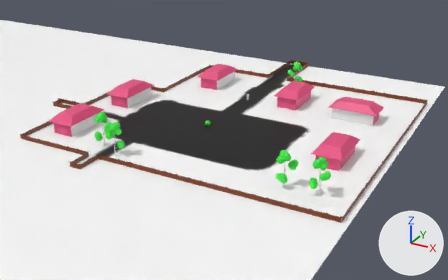
A saved change to the glTF model public/model/village_map.glb.
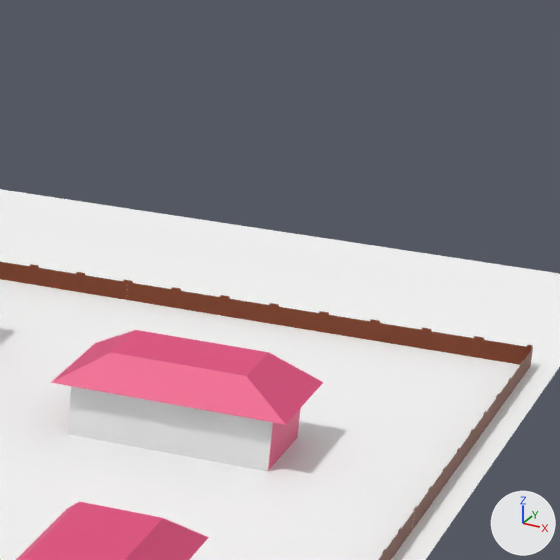
The first picture shows the older version from a 50 mm lens placed at (163.8, -117.7, 79.0), pointed at (67.0, 58.4, -9.0). The close-ups show both versions on the part from 71% to 97% of the width and 10% to 51% of the height of that picture; other places that the commit changed are outside them. The lights are fixed; the arrows at lower right show +X, +Y and +Z. Where no turn or scale is listed for an object, it has been applied to the vertices.

In view in the first close-up: 'House.008', 'House.009', 'ModelFenceWood.008', 'ModelFenceWood.071', 'ModelFenceWood.072', 'ModelFenceWood.073', 'ModelFenceWood.074', 'ModelFenceWood.075', 'ModelFenceWood.076', 'ModelFenceWood.077', 'ModelFenceWood.078', 'village_map'.
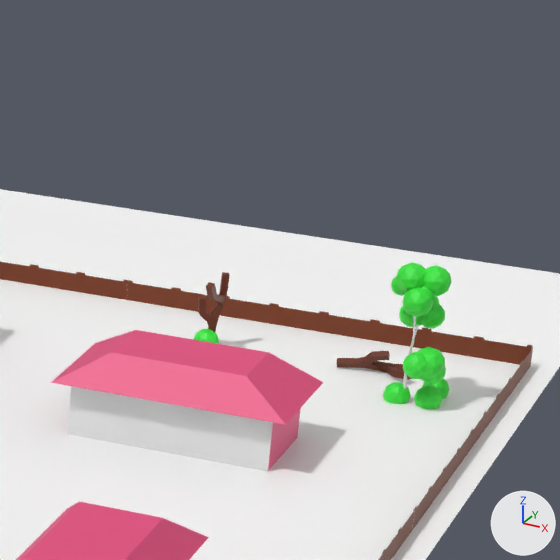
What the commit changed:
Material 'Material.001' (mat_material_001) is new.
Its base color is (0.13, 0.0185, 0.000607) (brown #652502).
Mesh me_cube_012 is new.
It has 97 vertices, 190 faces and spans x -0.05..5.8, y -1.15..1.65, z -0.4..1.54.
It uses material mat_material_001 (brown #652502).
Mesh me_cube_007 is new.
It has 97 vertices, 190 faces and spans x -1.2..0.93, y -2.12..0.59, z 0.0..5.85.
It uses material mat_material_001 (brown #652502).
Mesh me_cube_010 is new.
It has 1976 vertices, 3948 faces and spans x -0.84..1.99, y -1.24..1.58, z -0.93..9.13.
Mesh me_icosphere_007 is new.
It is a copy of me_icosphere_004.
Object 'Trunk.003' (ob_trunk_003) is new; it shows me_cube_012.
Its location is (113.31, 97.3, 0.39).
Object 'Trunk' (ob_trunk) is new; it shows me_cube_007.
Its location is (103.56, 97.3, 0.02).
Object 'Tree.007' (ob_tree_007) is new; it shows me_cube_010.
Its location is (119.6, 92.51, 0.01).
Object 'Bushes.096' (ob_bushes_096) is new; it shows me_icosphere_007.
Its location is (120.72, 92.56, 9.46).
Its rotation in degrees is (-9.3, 14, -119).
Its scale is (1.15, 1.15, 1.15).
Object 'Bushes.095' (ob_bushes_095) is new; it shows me_icosphere_007.
Its location is (121.15, 91.71, 3.56).
Its rotation in degrees is (-23, 36, -41).
Its scale is (1.2, 1.2, 1.2).
Object 'Bushes.093' (ob_bushes_093) is new; it shows me_icosphere_007.
Its location is (118.39, 92.7, 8.74).
Its rotation in degrees is (-4.9, 19, -122).
Its scale is (0.776, 0.776, 0.776).
Object 'Bushes.092' (ob_bushes_092) is new; it shows me_icosphere_007.
Its location is (119.19, 92.18, 9.52).
Its rotation in degrees is (-4.9, 19, -122).
Its scale is (1.16, 1.16, 1.16).
Object 'Bushes.091' (ob_bushes_091) is new; it shows me_icosphere_007.
Its location is (120.25, 92.12, 8.57).
Its rotation in degrees is (-4.9, 19, -122).
Its scale is (0.897, 0.897, 0.897).
Object 'Bushes.090' (ob_bushes_090) is new; it shows me_icosphere_007.
Its location is (120.0, 91.14, 8.18).
Its rotation in degrees is (-4.9, 19, -122).
Its scale is (1.09, 1.09, 1.09).
Object 'Bushes.089' (ob_bushes_089) is new; it shows me_icosphere_007.
Its location is (119.62, 95.07, 6.84).
Its rotation in degrees is (14, -2.7, -102).
Its scale is (1.09, 1.09, 1.09).
Object 'Bushes.088' (ob_bushes_088) is new; it shows me_icosphere_007.
Its location is (119.08, 94.37, 6.12).
Its rotation in degrees is (-16, 9.1, -46).
Object 'Bushes.087' (ob_bushes_087) is new; it shows me_icosphere_007.
Its location is (120.37, 94.49, 6.23).
Its rotation in degrees is (-23, -3.2, -39).
Object 'Bushes.086' (ob_bushes_086) is new; it shows me_icosphere_007.
Its location is (120.5, 90.92, 3.49).
Its rotation in degrees is (-1.2, 34, -35).
Object 'Bushes.085' (ob_bushes_085) is new; it shows me_icosphere_007.
Its location is (121.4, 92.08, 2.91).
Its rotation in degrees is (-22, 3.5, -35).
Object 'Bushes.101' (ob_bushes_101) is new; it shows me_icosphere.
Its location is (121.26, 94.85, 0.53).
Object 'Bushes.100' (ob_bushes_100) is new; it shows me_icosphere.
Its location is (121.26, 92.66, 0.5).
Object 'Bushes.099' (ob_bushes_099) is new; it shows me_icosphere.
Its location is (118.98, 92.66, 0.35).
Object 'Bushes.097' (ob_bushes_097) is new; it shows me_icosphere.
Its location is (103.37, 96.7, 0.54).

Pixel boxes [x1, y1, x2, y2] of what changed, in the close-ups (560 x 560 px):
'Trunk.003', added (brown)
    after: [337, 351, 412, 380]
'Trunk', added (brown)
    after: [198, 272, 230, 332]
'Bushes.090', added
    after: [402, 287, 433, 317]
'Bushes.092', added
    after: [396, 262, 426, 293]
'Bushes.096', added
    after: [424, 265, 452, 296]
'Bushes.086', added
    after: [403, 352, 428, 379]
'Bushes.100', added
    after: [414, 386, 442, 409]
'Bushes.095', added
    after: [417, 347, 445, 380]
'Bushes.099', added
    after: [383, 382, 411, 404]
'Bushes.087', added
    after: [420, 302, 445, 329]
'Bushes.097', added
    after: [193, 329, 219, 344]
'Bushes.088', added
    after: [399, 306, 421, 327]
'Bushes.101', added
    after: [422, 379, 450, 399]
'Tree.007', added
    after: [403, 316, 419, 389]
'Bushes.085', added
    after: [421, 367, 446, 384]
'Bushes.093', added
    after: [391, 277, 405, 296]
'Bushes.091', added
    after: [420, 286, 437, 302]
